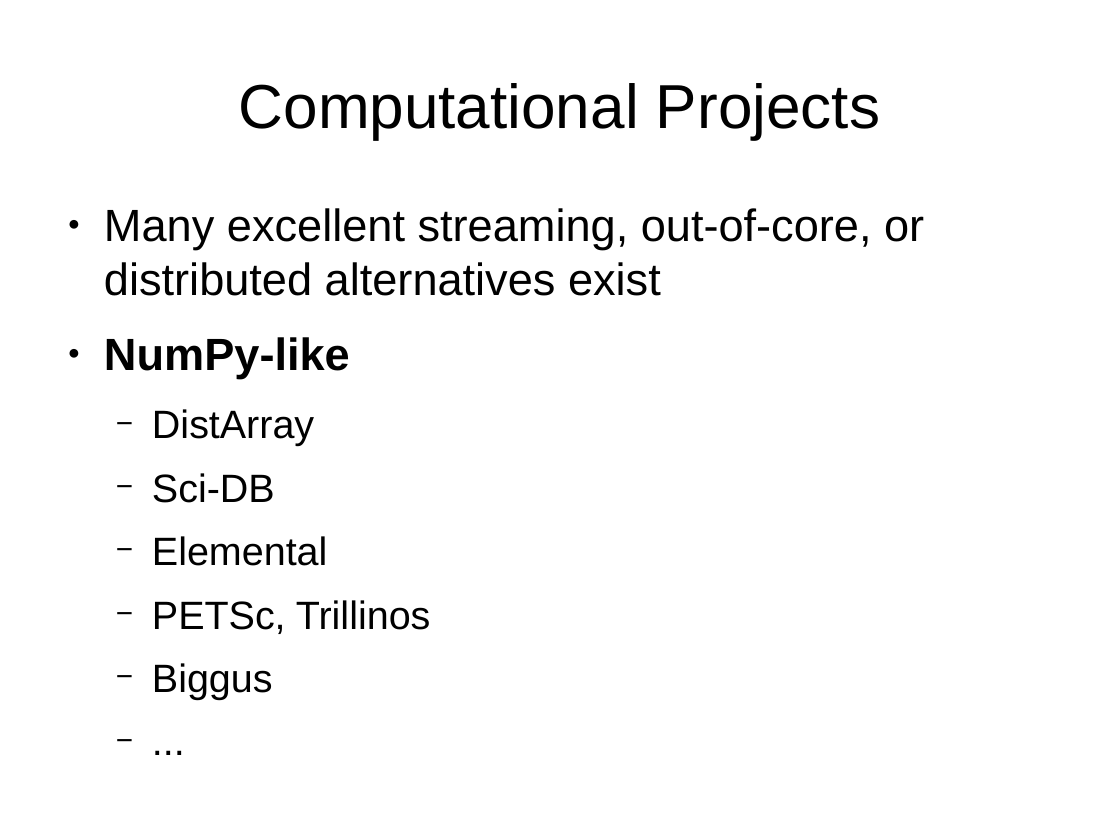
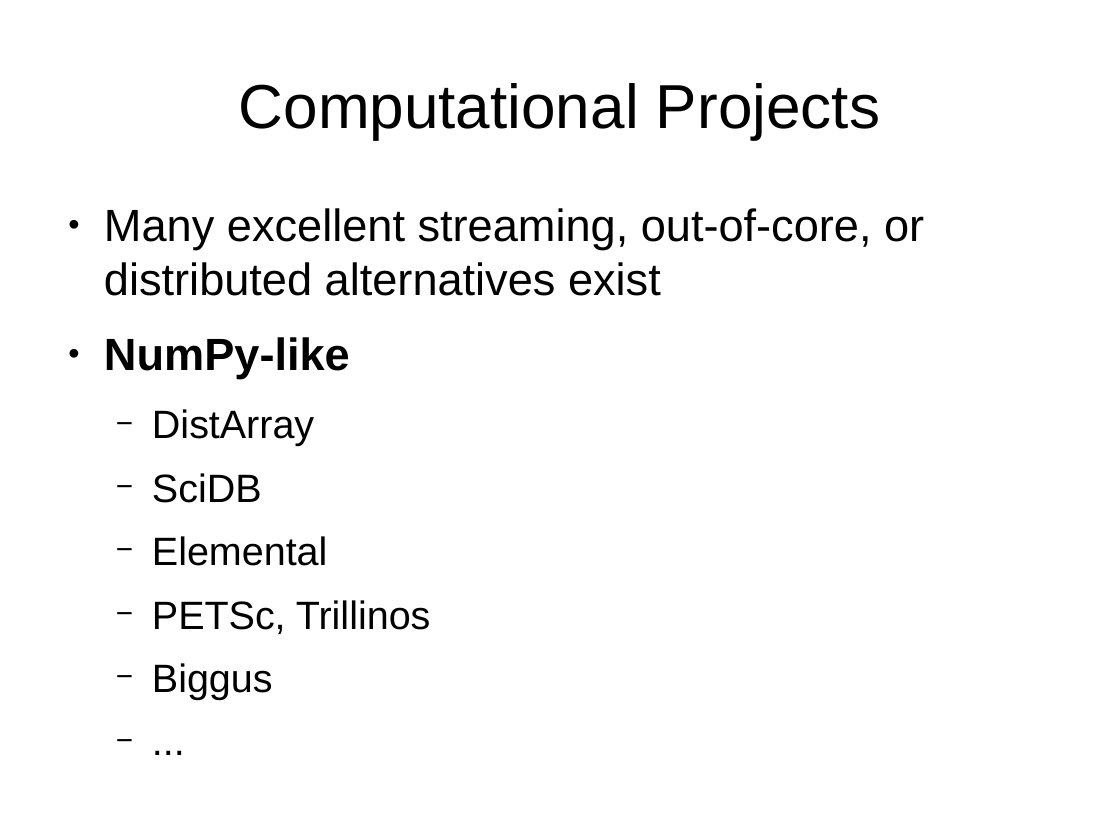
Before and after one commit to mrocklin/blaze-scipy-2014, a slide deck: slide 5 of SciPy2014Blaze.odp. Drawn at 1120x840 pixels with LibreOffice and Linux fonts; fonts in the diff are those of the drawing; background and template pictures are left out. Boxes give left, top, right and bottom in pixels: in the first picture for what was removed or moved away, otherwise in the second. Text is boxed around its words. In the diff, an @@ line names an element or a change of style, - is before the commit and + after.

```diff
--- a/SciPy2014Blaze.odp
+++ b/SciPy2014Blaze.odp
@@ text at (x1=152, y1=473, x2=262, y2=503): text changed @@
-  − Sci-DB
+  − SciDB
```
Also in this commit, not shown: 2 other slides changed, 1 slide removed.
